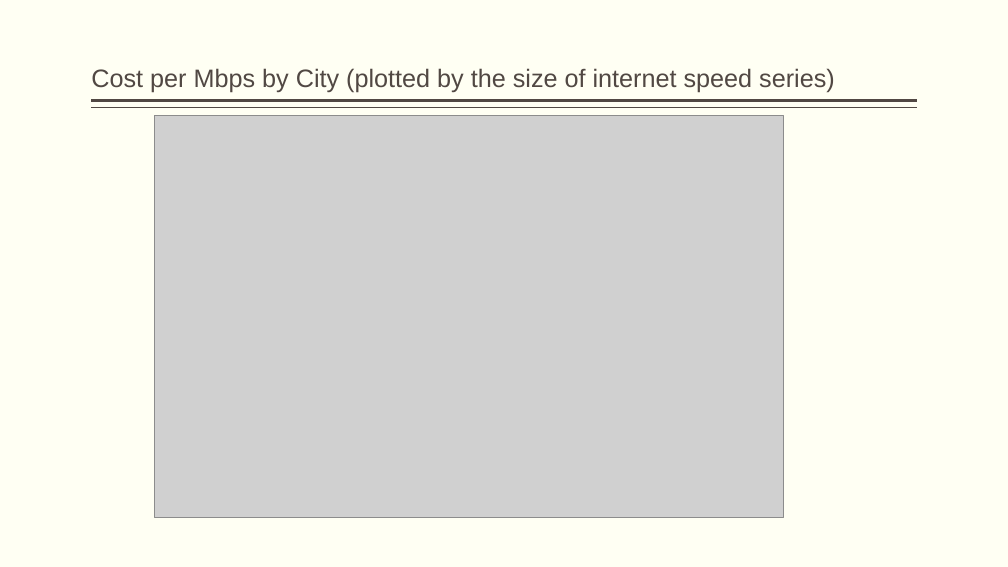
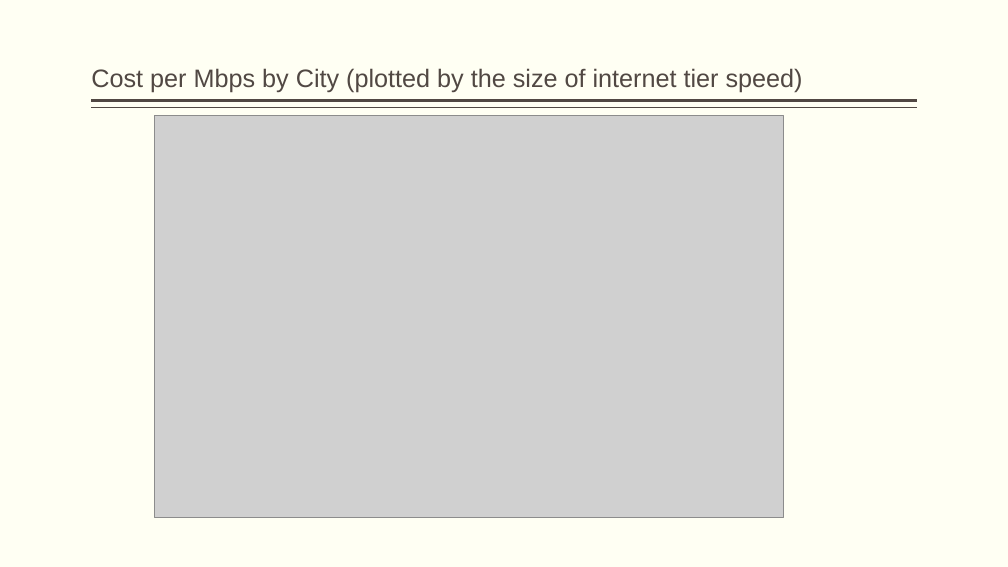
Before and after one commit to vsmolina/fiber_group, a slide deck: slide 11 of reports/Fiber_Group_Presenetation.pptx (slide 8 before the commit). Drawn at 1008x567 pixels with LibreOffice and Linux fonts; fonts in the diff are those of the drawing; grey boxes stand for pictures. Boxes give left, top, right and bottom in pixels: in the first picture for what was removed or moved away, otherwise in the second. Text is boxed around its words. In the diff, an @@ line names an element or a change of style, - is before the commit and + after.

```diff
--- a/reports/Fiber_Group_Presenetation.pptx
+++ b/reports/Fiber_Group_Presenetation.pptx
@@ title at (x1=91, y1=68, x2=803, y2=93): text changed @@
-Cost per Mbps by City (plotted by the size of internet speed series)
+Cost per Mbps by City (plotted by the size of internet tier speed)
```
Also in this commit, not shown: 2 other slides changed.
